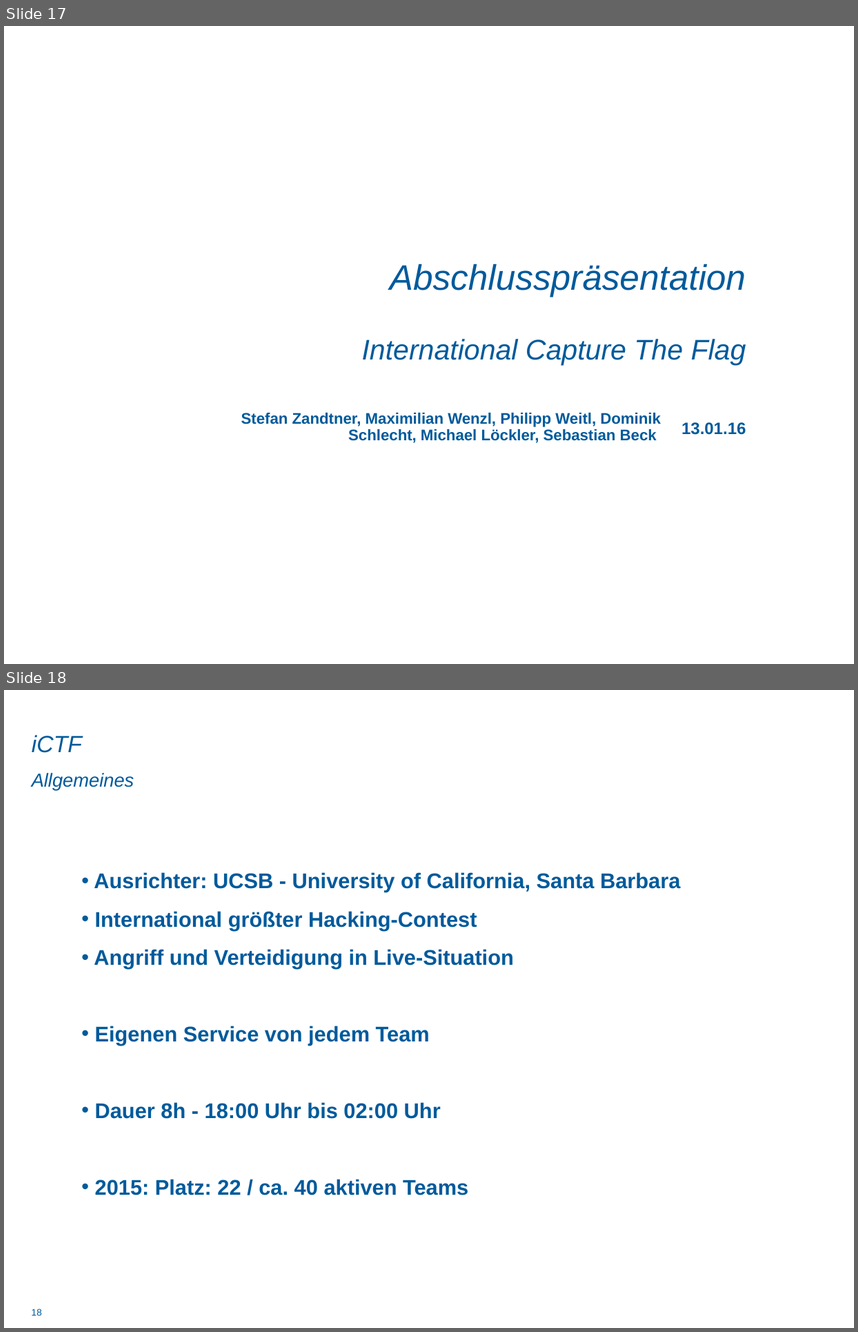
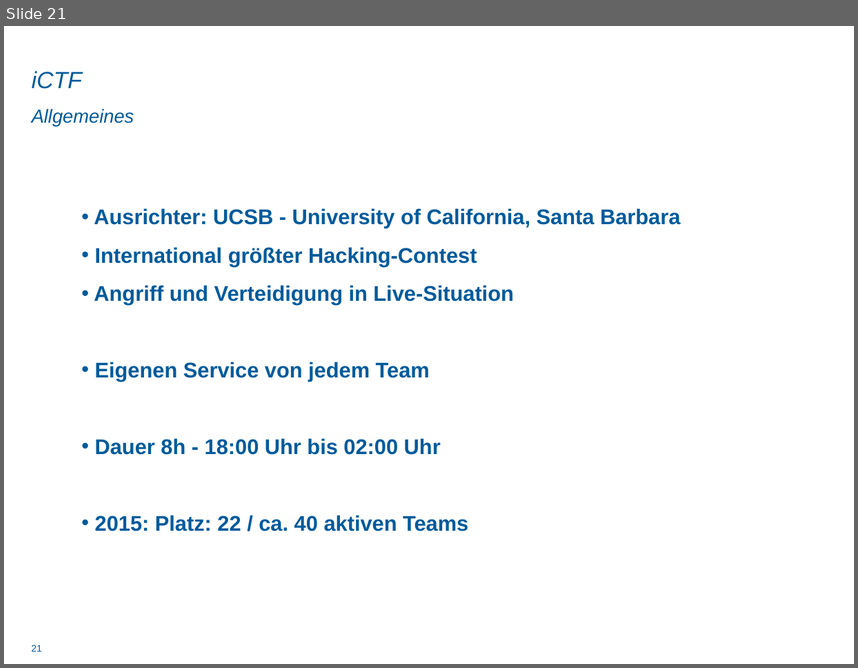
Before and after one commit to DominikSchlecht/masterProjWS15, a slide deck: Praesentation/Abschlusspräsentation/Endpräsentation_kurz.pptx. Shown one above the other, each under a label of ours: slides 17 and 18 before the commit, slide 21 after it. The pictures are 858x1332 and 858x668 pixels, drawn with LibreOffice and Linux fonts; fonts in the diff are those of the drawing; background and template pictures are left out. Boxes give left, top, right and bottom in pixels: in the first picture for what was removed or moved away, otherwise in the second. Text is boxed around its words. In the diff, an @@ line names an element or a change of style, - is before the commit and + after.

```diff
--- a/Praesentation/Abschlusspräsentation/Endpräsentation_kurz.pptx
+++ b/Praesentation/Abschlusspräsentation/Endpräsentation_kurz.pptx
@@ slide 17 removed at bbox=[4, 26, 854, 664], background picture (left out) @@
@@ title removed at bbox=[390, 263, 746, 296] @@
-Abschlusspräsentation
@@ text removed at bbox=[362, 339, 746, 365] @@
-International Capture The Flag
@@ text removed at bbox=[241, 412, 661, 443] @@
-Stefan Zandtner, Maximilian Wenzl, Philipp Weitl, Dominik Schlecht, Michael Löckler, Sebastian Beck
@@ text removed at bbox=[682, 422, 746, 434] @@
-13.01.16
@@ what was slide 18 is now slide 21 @@
@@ page number at bbox=[32, 644, 42, 651]: text changed @@
-18
+21
```
Also in this commit, not shown: 14 slides changed, 5 slides added, 1 other slide removed.
